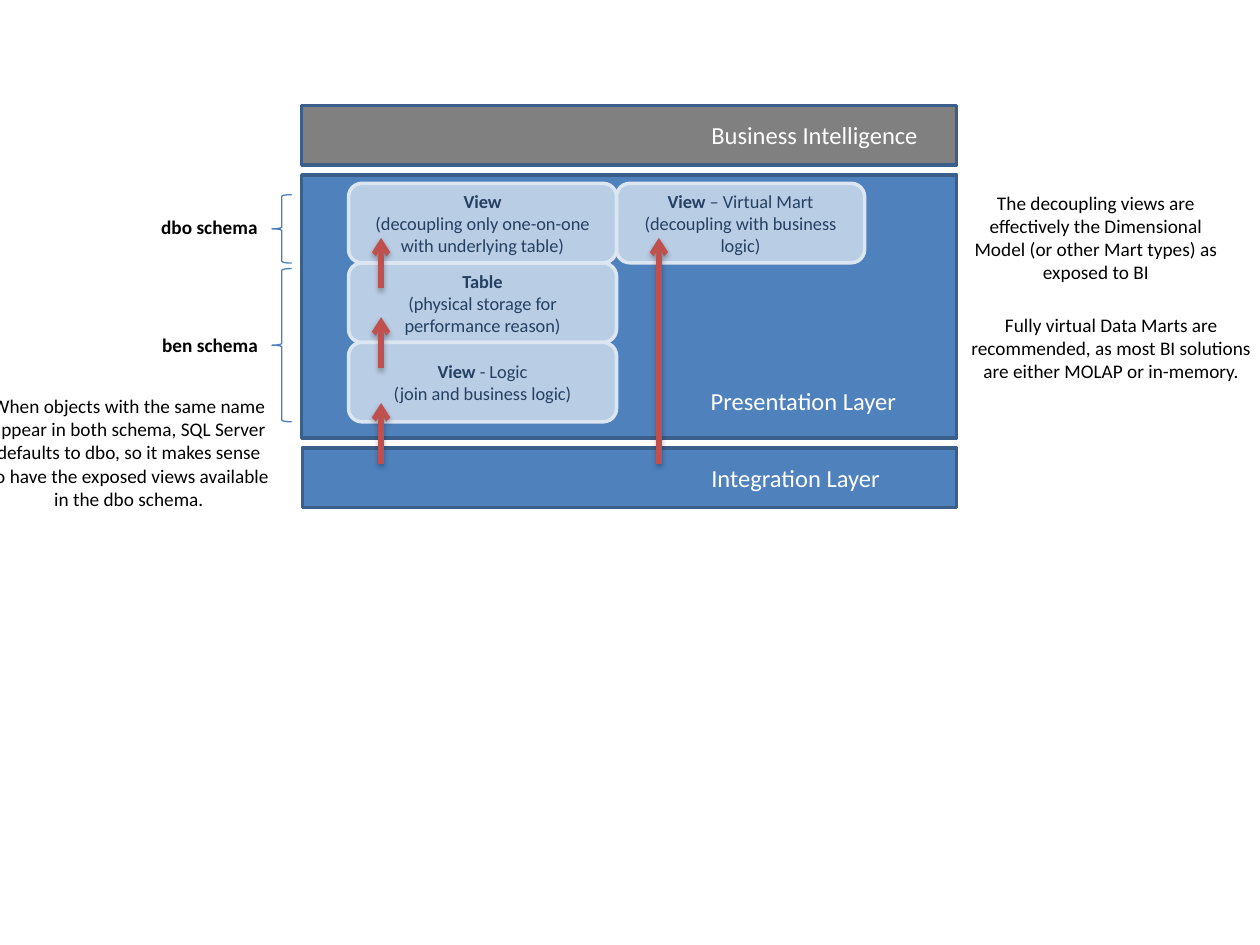
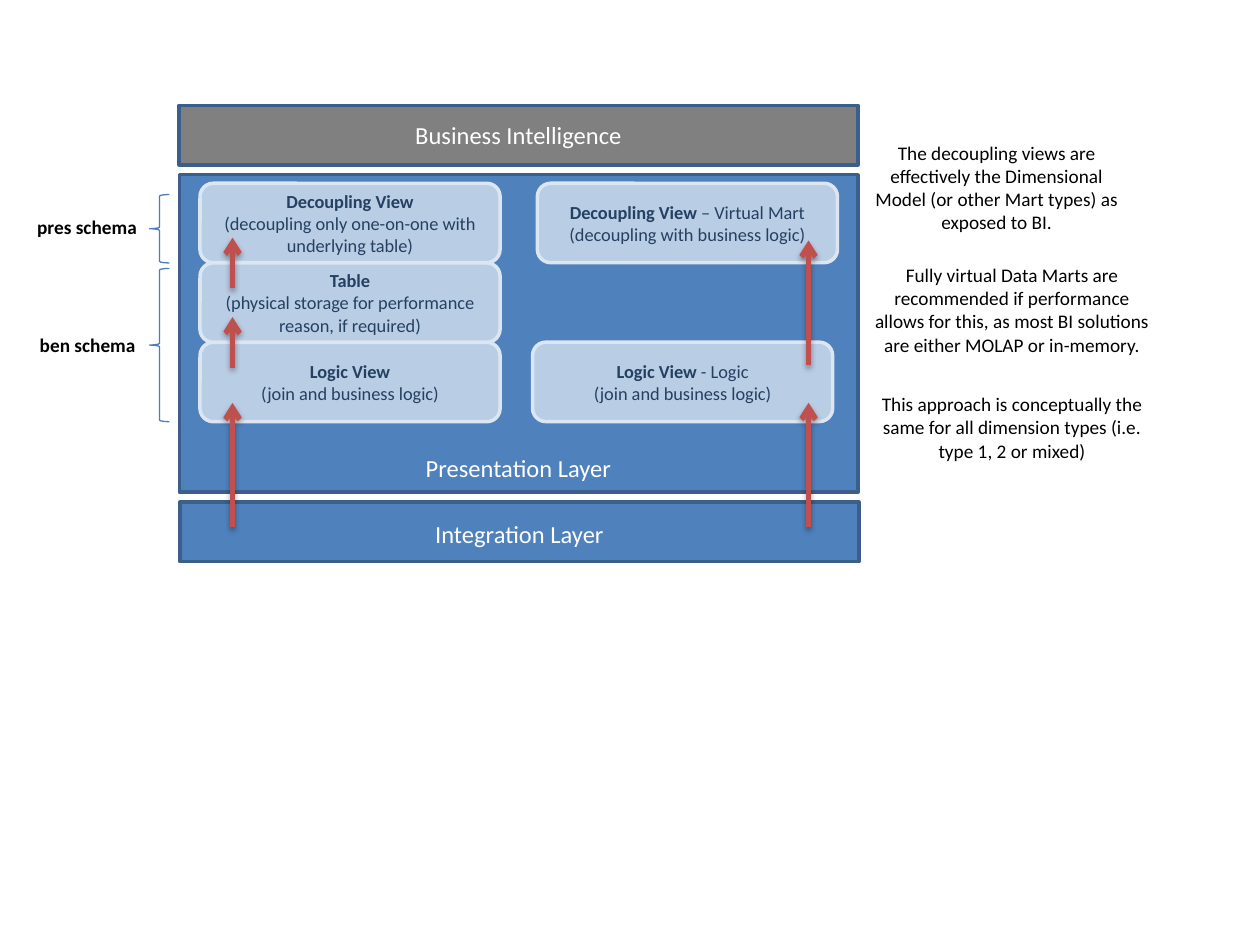
Before and after one commit to data-solution-automation-engine/data-solution-framework, a slide deck: slide 10 of 9000_Images/Images.pptx. Drawn at 1260x945 pixels with LibreOffice and Linux fonts; fonts in the diff are those of the drawing. Boxes give left, top, right and bottom in pixels: in the first picture for what was removed or moved away, otherwise in the second. Text is boxed around its words. In the diff, an @@ line names an element or a change of style, - is before the commit and + after.

Commit message:
Updated Pattern for Presentation Layer
Updated presentation layer pattern

```diff
--- a/9000_Images/Images.pptx
+++ b/9000_Images/Images.pptx
@@ rectangle: place and size @@
-rectangle at <box>301,106,956,165</box>
+rectangle at <box>179,106,858,165</box>
@@ text "Business Intelligence": place and size @@
-text "Business Intelligence" at <box>711,127,918,148</box>
+text "Business Intelligence" at <box>415,127,621,148</box>
@@ text at <box>875,146,1118,232</box>: text changed @@
-The decoupling views are effectively the Dimensional Model (or other Mart types) as exposed to BI
+The decoupling views are effectively the Dimensional Model (or other Mart types) as exposed to BI.
@@ rectangle: place and size @@
-rectangle at <box>301,175,956,438</box>
+rectangle at <box>179,175,858,493</box>
@@ 2 left braces, 1 text: place and size @@
-2 left braces, 1 text at <box>162,195,292,422</box>
+2 left braces, 1 text at <box>40,194,170,422</box>
@@ rounded rectangle "Decoupling View": place and size @@
-rounded rectangle "Decoupling View" at <box>349,184,617,263</box>
+rounded rectangle "Decoupling View" at <box>200,183,500,262</box>
@@ text in rounded rectangle at <box>286,195,414,211</box>: text changed @@
-View
+Decoupling View
@@ rounded rectangle "Decoupling View – Virtual Mart": place and size @@
-rounded rectangle "Decoupling View – Virtual Mart" at <box>616,184,864,263</box>
+rounded rectangle "Decoupling View – Virtual Mart" at <box>538,183,838,262</box>
@@ text in rounded rectangle at <box>570,206,805,222</box>: text changed; bold on @@
-View – Virtual Mart
+Decoupling View – Virtual Mart
@@ text at <box>37,220,137,237</box>: text changed @@
-dbo schema
+pres schema
@@ arrow moved from (381, 289) - (381, 238) to (233, 289) - (233, 238) @@
@@ rounded rectangle "Table": place and size @@
-rounded rectangle "Table" at <box>349,263,617,343</box>
+rounded rectangle "Table" at <box>200,263,500,343</box>
@@ arrow moved from (659, 464) - (659, 238) to (809, 365) - (809, 241) @@
@@ text at <box>875,268,1149,355</box>: text changed @@
-Fully virtual Data Marts are recommended, as most BI solutions are either MOLAP or in-memory.
+Fully virtual Data Marts are recommended if performance allows for this, as most BI solutions are either MOLAP or in-memory.
@@ text in rounded rectangle at <box>226,296,474,335</box>: text changed @@
-(physical storage for performance reason)
+(physical storage for performance reason, if required)
@@ arrow moved from (381, 368) - (381, 318) to (233, 368) - (233, 318) @@
@@ rounded rectangle added at <box>200,343,500,422</box>, fill #B9CDE5, outline #DCE6F2 2 pt, 10.5 pt, text #254061 @@
+Logic View
+(join and business logic)
@@ rounded rectangle "Logic View - Logic": place and size @@
-rounded rectangle "Logic View - Logic" at <box>349,343,617,422</box>
+rounded rectangle "Logic View - Logic" at <box>533,343,833,422</box>
@@ text in rounded rectangle at <box>617,365,749,381</box>: text changed; bold on @@
-View - Logic
+Logic View - Logic
@@ text removed at <box>0,399,269,506</box> @@
-When objects with the same name appear in both schema, SQL Server defaults to dbo, so it makes sense to have the exposed views available in the dbo schema.
@@ arrow moved from (381, 464) - (381, 403) to (233, 527) - (233, 403) @@
@@ arrow added from (809, 527) to (809, 403), #C0504D 3 pt @@
@@ text added at <box>882,397,1142,461</box>, 11 pt, text #000000 @@
+This approach is conceptually the same for all dimension types (i.e. type 1, 2 or mixed)
@@ text "Presentation Layer": place and size @@
-text "Presentation Layer" at <box>711,393,896,414</box>
+text "Presentation Layer" at <box>426,460,611,481</box>
@@ rectangle: place and size @@
-rectangle at <box>302,449,956,508</box>
+rectangle at <box>180,503,859,562</box>
@@ alignment left to centre in 3 elements at <box>415,127,621,148</box>, <box>426,460,611,481</box>, <box>435,526,603,547</box> @@
@@ text "Integration Layer": place and size @@
-text "Integration Layer" at <box>711,470,880,491</box>
+text "Integration Layer" at <box>435,526,603,547</box>
```
Also in this commit, not shown: 2 slides added, 4 other files.
